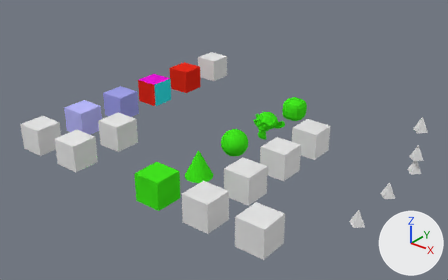
The Blender file samples/unittest/xbuf_unittest.blend: old version first, new version second.
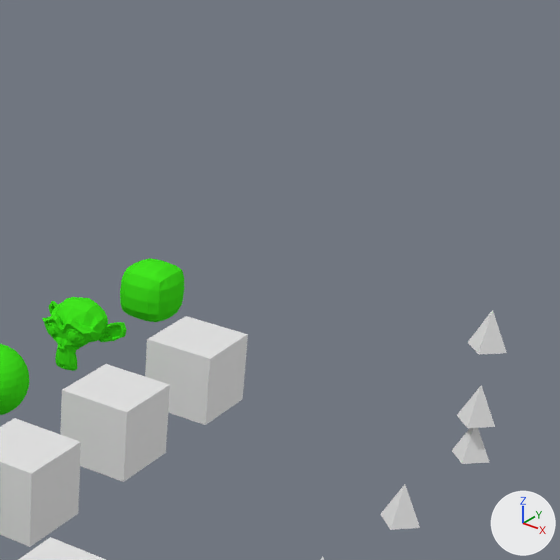
There are two pictures of each version: one whole from a 50 mm lens placed at (36.8, -24.24, 19.92), pointed at (11.06, 7.93, -0.03), one close up on the part from 53% to 100% of the width and 0% to 75% of the height. Every picture has the same lights, and +X, +Y and +Z are marked at lower right.

In view in the first close-up: 'Cone.002', 'Cone.003', 'Test.3.2', 'Test.3.3', 'Test.3.4', 'Test.4.1', 'Test.4.2', 'Test.4.3', 'Test.5.0'.
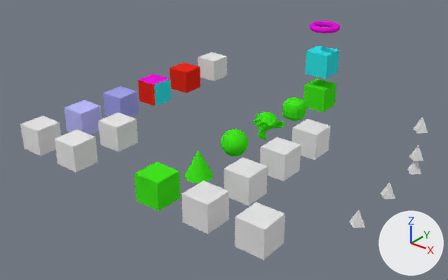
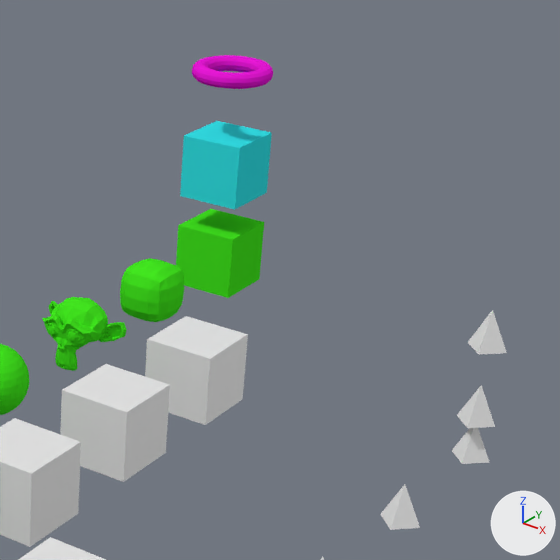
Commit message: unittest: sample object hierarchy

Pixel boxes [x1, y1, x2, y2] of what changed, in the close-ups (560 x 560 px):
'Cube.001', added (cyan): after [180, 121, 272, 210]
'Test.3.6', added (green): after [176, 209, 264, 298]
'Torus', added (pink): after [192, 55, 273, 89]

The change in detail:
Mesh me_cube_014 is new.
It is a box spanning x -1.0..1.0, y -1.0..1.0, z -1.0..1.0.
It uses material mat_material_004 (green #43e720).
Mesh me_cube_016 is new.
It is a box spanning x -1.0..1.0, y -1.0..1.0, z -1.0..1.0.
It uses material mat_material_006 (cyan #33e1e7).
Mesh me_torus is new.
It is a torus around z (ring radius 1.0, tube radius 0.25) spanning x -1.25..1.25, y -1.25..1.25, z -0.25..0.25.
It uses material mat_material_005 (pink #e718d6).
Object 'Torus' (ob_torus) is new; it shows me_torus.
Its parent is ob_cube_001.
Its matrix parent inverse is Matrix(((1.0, 0.0, 0.0, -12.0), (0.0, 1.0, 0.0, -20.0), (0.0, 0.0, 1.0, -3.0), (0.0, 0.0, 0.0, 1.0))).
Its location is (12.0, 20.0, 6.0).
Object 'Cube.001' (ob_cube_001) is new; it shows me_cube_016.
Its parent is ob_test_3_6.
Its matrix parent inverse is Matrix(((1.0, 0.0, 0.0, -12.0), (0.0, 1.0, 0.0, -20.0), (0.0, 0.0, 1.0, 0.0), (0.0, 0.0, 0.0, 1.0))).
Its location is (12.0, 20.0, 3.0).
Object 'Test.3.6' (ob_test_3_6) is new; it shows me_cube_014.
Its location is (12.0, 20.0, 0.0).
